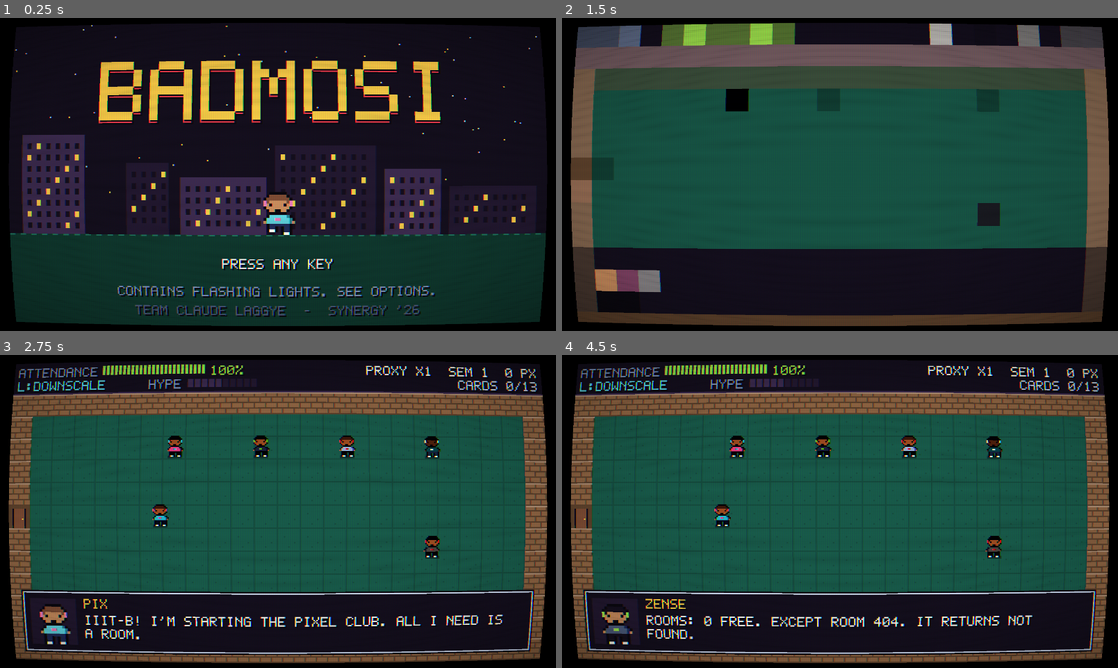
Above: before the commit, frames 1-4 (two rows, left to right).
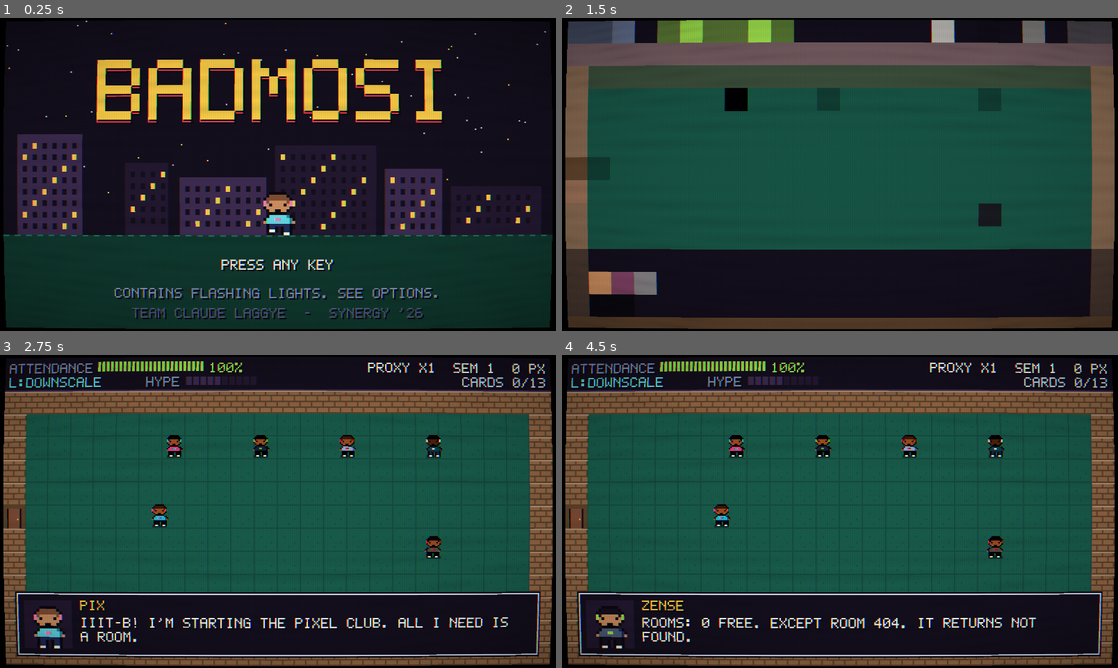
Above: after the commit, the same moments.

Repository: Paradox-73/Badmosi
Game: Godot game, scene res://scenes/main.tscn
Same seed, same stepped clock (60 frames per second), same inputs: the game is played once before the commit and once after it.
Inputs (mouse positions are in pixels of both pictures, inside the frame that each line leads up to):
- Up to frame 1 (0.25 s): no input
- Up to frame 2 (1.5 s): tap Enter at 0.5 s; move the mouse to (962, 158) at 0.52 s; hold D (right) 0.53-1.25 s; hold J (attack) 0.53-1.25 s; click (962, 158) at 0.67 s; tap Space at 0.77, 1.25 s; drag from (728, 190) to (812, 237) at 1.27 s
- Up to frame 3 (2.75 s): move the mouse to (333, 442) at 2.02 s; hold D (right) from 2.03 s (still down); hold F (fit) from 2.03 s (still down)
- Up to frame 4 (4.5 s): release D (right) at 2.75 s; release F (fit) at 2.75 s; drag from (812, 574) to (673, 464) at 2.77 s; move the mouse to (1006, 558) at 3.52 s; hold A (left) 3.53-4.25 s; tap I (switch) at 3.6 s; tap Space at 3.77 s; tap F11 (fullscreen) at 4.15 s; drag from (673, 464) to (756, 433) at 4.27 s

The runs differ from the first frame. In frame 1, 14% of the frame differs, in the area x 0-100%, y 0-100%; in frame 2, 13%; in frame 3, 24%; in frame 4, 24%.

Commit message:
CRT filter: add a curve setting and tone the default bulge down

Diff:
--- a/scripts/autoload/game.gd
+++ b/scripts/autoload/game.gd
@@ -51,6 +51,7 @@
 var opts := {
 	"music": 0.7, "sfx": 0.8, "clean_text": false, "shake": true,
 	"reduce_flash": false, "fullscreen": false, "rhythm_offset": 0, "crt": true,
+	"crt_curve": 3,
 }
 
 
@@ -409,4 +410,4 @@
 	if has_node("/root/Audio"):
 		get_node("/root/Audio").apply_volumes()
 	if main:
-		main.set_crt(opts.crt)
+		main.apply_crt()
--- a/scripts/main.gd
+++ b/scripts/main.gd
@@ -49,7 +49,7 @@
 	_crt.shader = load("res://shaders/crt.gdshader")
 	get_tree().root.size_changed.connect(_fit_frame)
 	_fit_frame()
-	set_crt(Game.opts.get("crt", true))
+	apply_crt()
 	var tap := PauseTap.new()
 	tap.main = self
 	_vp.add_child(tap)
@@ -197,8 +197,10 @@
 	_frame.position = ((win - _frame.size) / 2.0).floor()
 
 
-func set_crt(on: bool) -> void:
-	_frame.material = _crt if on else null
+## Applies the CRT options: on or off, and how far the screen bulges.
+func apply_crt() -> void:
+	_frame.material = _crt if Game.opts.get("crt", true) else null
+	_crt.set_shader_parameter("curve", 0.004 * float(Game.opts.get("crt_curve", 3)))
 
 
 ## Opens the pause menu. Runs inside the game viewport, so menus that use
--- a/scripts/ui/options_items.gd
+++ b/scripts/ui/options_items.gd
@@ -17,6 +17,8 @@
 			"change": func(d): Game.difficulty = (Game.difficulty + d + 3) % 3})
 	items.append({"text": "CRT FILTER", "value": func(): return onoff(Game.opts.crt),
 		"change": func(_d): Game.opts.crt = not Game.opts.crt; Game.apply_options(); Game.save_options()})
+	items.append({"text": "CRT CURVE", "value": func(): return "%d%%" % (int(Game.opts.crt_curve) * 10),
+		"change": func(d): Game.opts.crt_curve = clampi(int(Game.opts.crt_curve) + d, 0, 10); Game.apply_options(); Game.save_options()})
 	items.append({"text": "RHYTHM OFFSET", "value": func(): return "%d MS" % int(Game.opts.rhythm_offset),
 		"change": func(d): Game.opts.rhythm_offset = clampi(int(Game.opts.rhythm_offset) + d * 10, -300, 300); Game.save_options()})
 	items.append({"text": "CLEAN TEXT", "value": func(): return onoff(Game.opts.clean_text),
